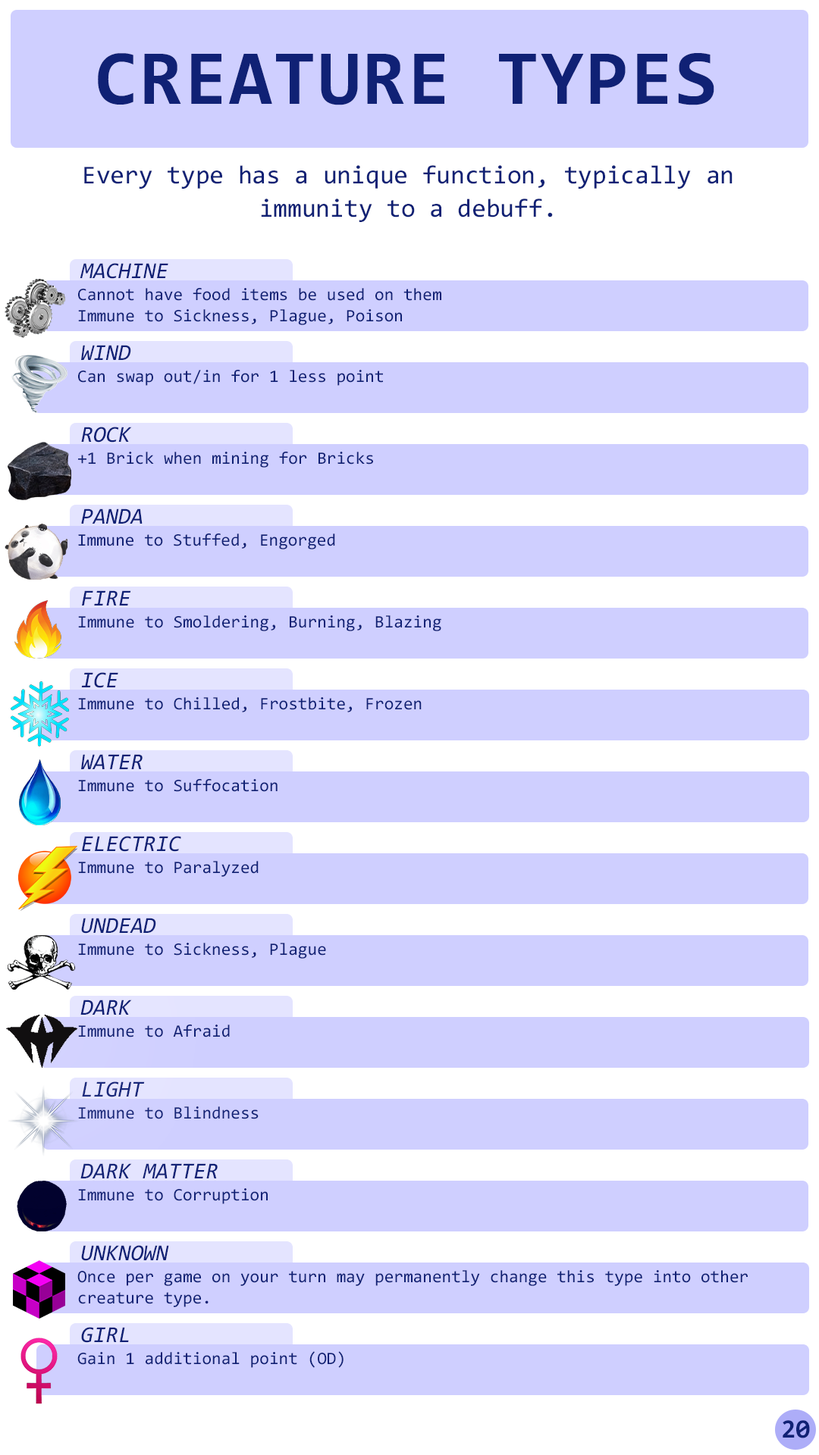
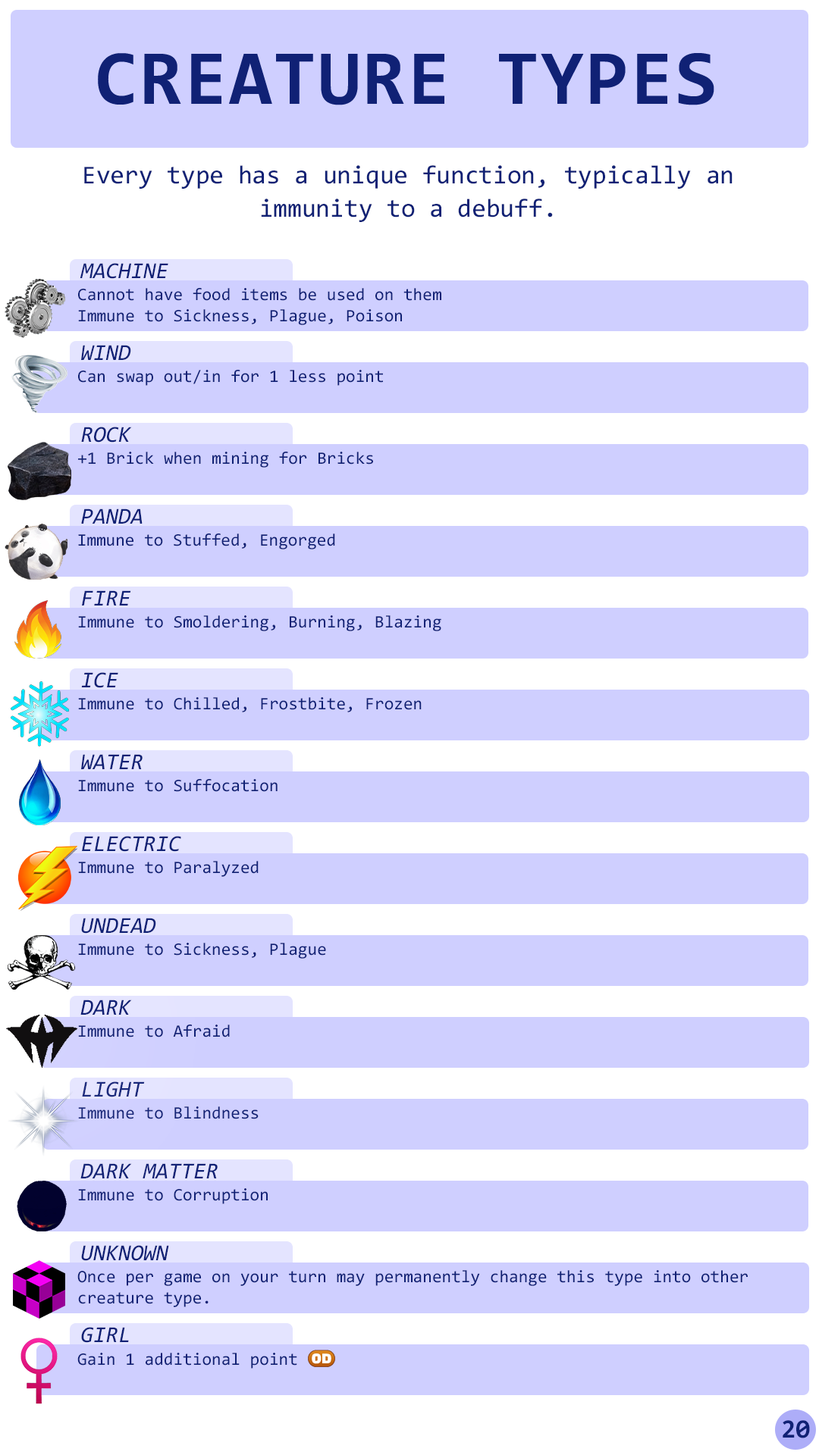
Before/after of a (819, 1455) layered artwork. What changed in the layer stack:
painted on "Combo Damage copy 6" (40th of 42, in "GIRL") over [77, 1349, 344, 1369]
